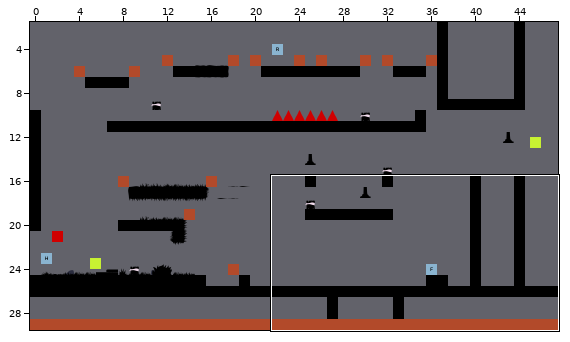
Two states of a Tiled map, maps/test/testScene.tmx. The first picture is a wide view before the edit; the outline marks the close-up.
Close-up. First the earlier version:
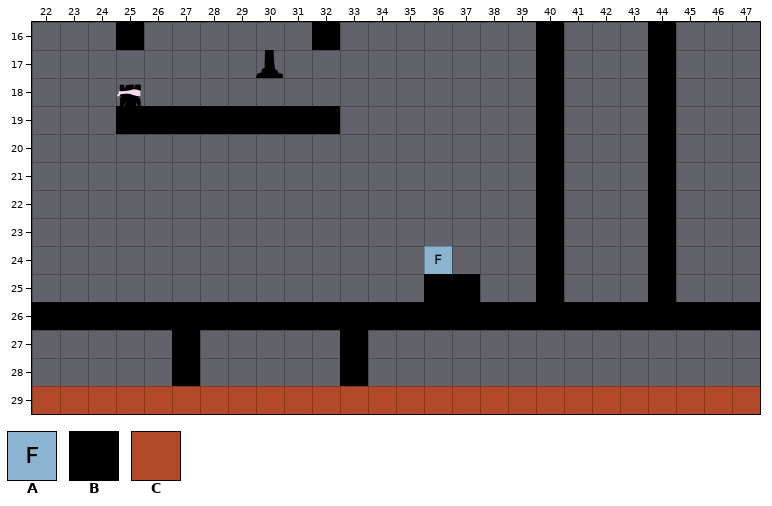
Cells are 64x64 px. Shown: x 22..47, y 16..29. The commit also changed other parts of the map, which this record leaves out.
Key: from "placeholder_test": A 55, B 78, C 81.
_ is an empty cell.
Objects are placed by their top-left corner, in cells (3,4 is the top-left corner of cell 3,4); size is 1x1 cell unless given.
Layers that did not change in this view are not listed.
Layer "layer_deadZone" before, first column x 22:
16 __________________________
17 __________________________
18 __________________________
19 __________________________
20 __________________________
21 __________________________
22 __________________________
23 __________________________
24 __________________________
25 __________________________
26 __________________________
27 __________________________
28 __________________________
29 CCCCCCCCCCCCCCCCCCCCCCCCCC
Layer "layer_platforms" before, first column x 22:
16 ___B______B_______B___B___
17 __________________B___B___
18 __________________B___B___
19 ___BBBBBBBB_______B___B___
20 __________________B___B___
21 __________________B___B___
22 __________________B___B___
23 __________________B___B___
24 __________________B___B___
25 ______________BB__B___B___
26 BBBBBBBBBBBBBBBBBBBBBBBBBB
27 _____B_____B______________
28 _____B_____B______________
29 __________________________
Objects on layer "SpawnFrog" before:
A at 36,24
And afterwards:
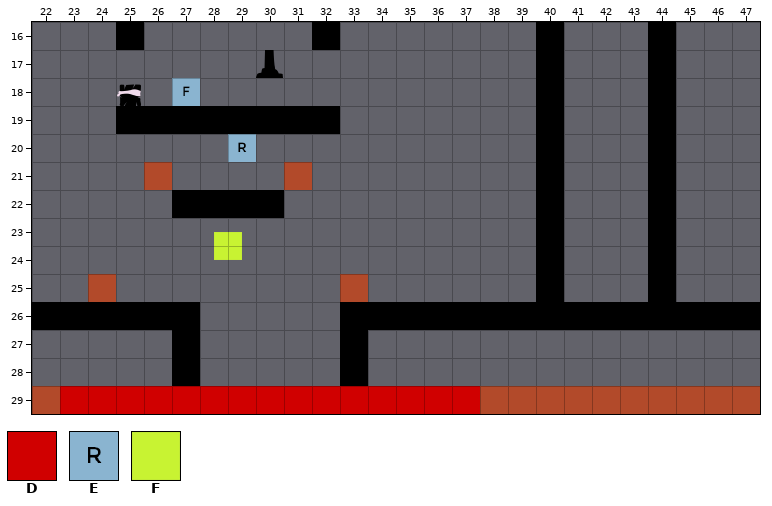
Further tiles: from "placeholder_test": D 43, E 57, F 131.
Edits made:
Changed rows in their new state; . is an unchanged cell.
Layer "layer_deadZone":
first column x 23:
29 DDDDDDDDDDDDDDD
Layer "layer_platforms":
first column x 27:
22 BBBB.......
25 .........__
26 ._____.....
Layer "layer_limits":
first column x 26:
21 C....C
first column x 24:
25 C........C
Layer "SpawnRaven":
changed: outside this view -> E at 29,20
Layer "SpawnFrog":
changed: A at 36,24 -> A at 27,18
Layer "Cure":
changed: outside this view -> F at 28.5,23.5
Changed places in both close-ups, as pixel boxes (x1, y1, x2, y2):
new place: (172, 78, 200, 106)
new place: (228, 134, 256, 162)
added: (144, 162, 312, 218)
new place: (214, 232, 242, 260)
changed: (424, 246, 480, 302)
added: (88, 274, 116, 302)
changed: (200, 274, 368, 330)
changed: (60, 386, 480, 414)
